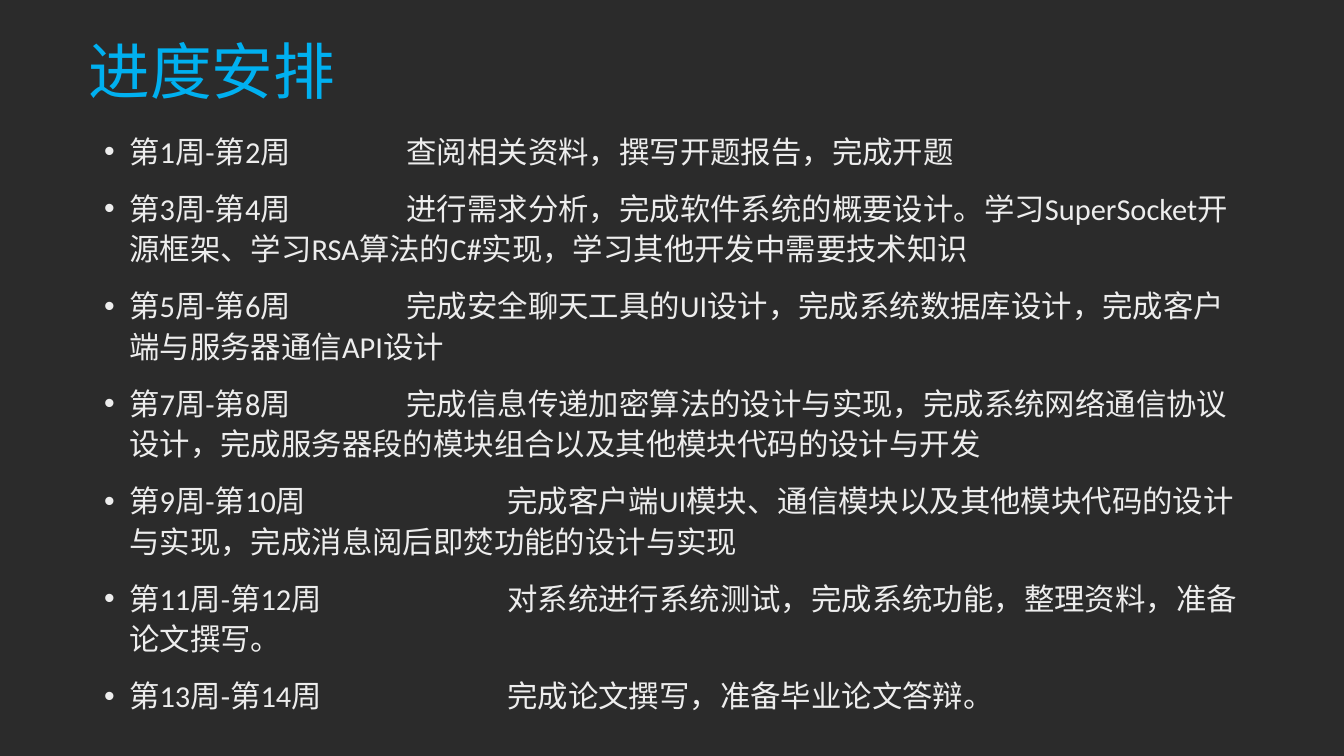
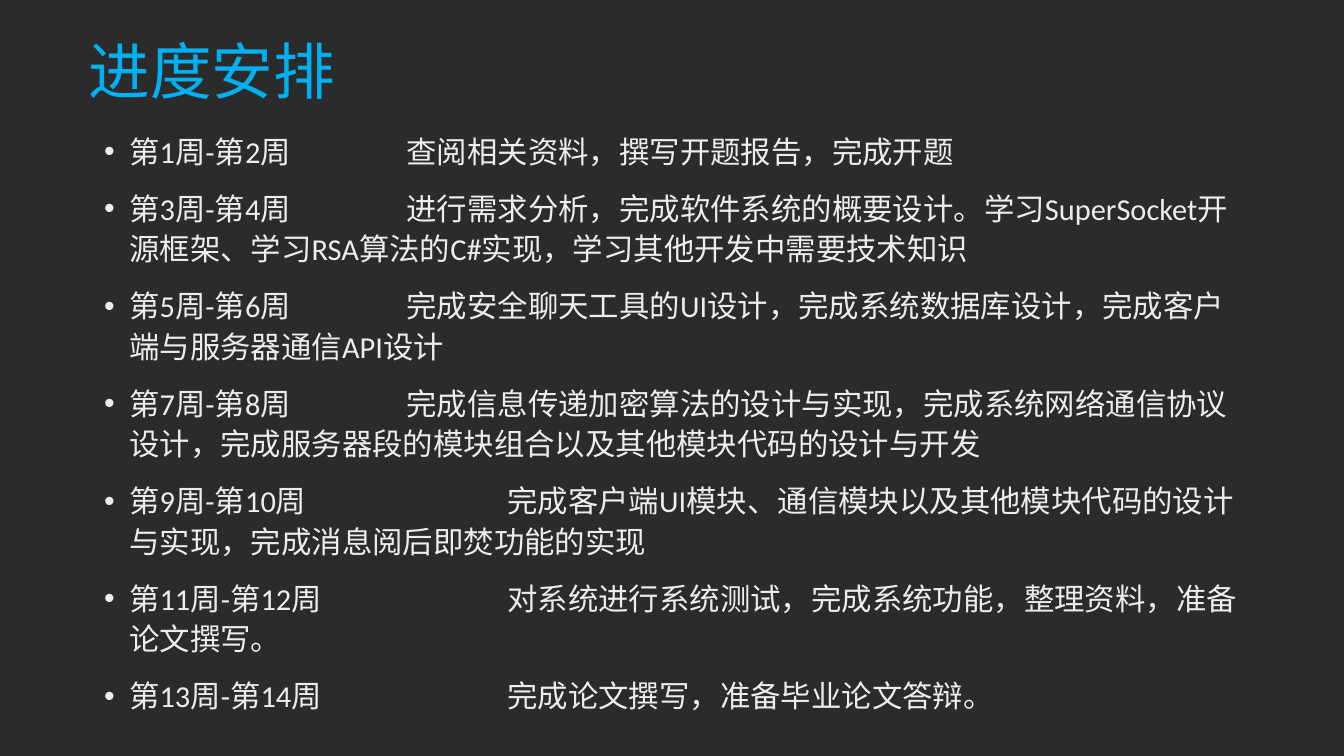
Before and after one commit to Snowin1994/-, a slide deck: slide 13 of 毕业设计相关/开题相关/ppt相关/2013201213-孙雪峰-史长亭-开题答辩.pptx. Drawn at 1344x756 pixels with LibreOffice and Linux fonts; fonts in the diff are those of the drawing; background and template pictures are left out; a plain dark background stands for a picture behind light text. Boxes give left, top, right and bottom in pixels: in the first picture for what was removed or moved away, otherwise in the second. Text is boxed around its words. In the diff, an @@ line names an element or a change of style, - is before the commit and + after.

```diff
--- a/毕业设计相关/开题相关/ppt相关/2013201213-孙雪峰-史长亭-开题答辩.pptx
+++ b/毕业设计相关/开题相关/ppt相关/2013201213-孙雪峰-史长亭-开题答辩.pptx
@@ text at (129,486,1233,556): text changed @@
-• 第9周-第10周 完成客户端UI模块、通信模块以及其他模块代码的设计与实现，完成消息阅后即焚功能的设计与实现
+• 第9周-第10周 完成客户端UI模块、通信模块以及其他模块代码的设计与实现，完成消息阅后即焚功能的实现
```
Also in this commit, not shown: 1 other slide changed, 4 other files.
